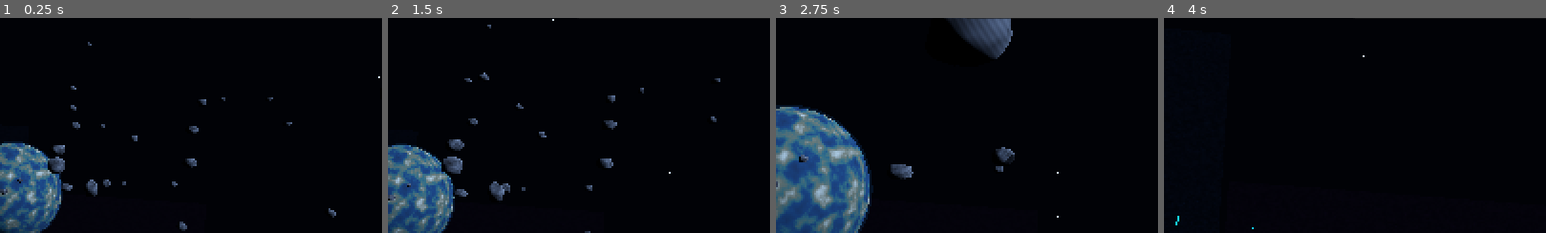
Above: before the commit, frames 1-4 (left to right).
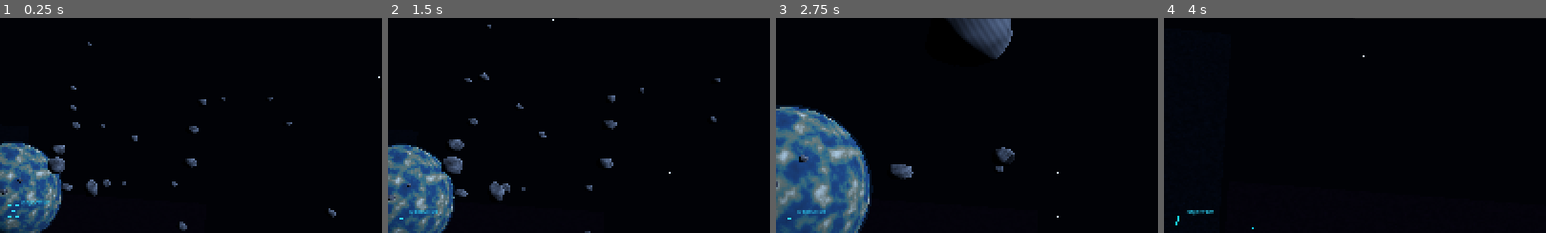
Above: after the commit, the same moments.

Repository: valdissor1990-ui/GALACTIC-FRONTIER
Game: Godot game, scene res://scenes/demo/gameplay_showcase.tscn
Same seed, same stepped clock (60 frames per second), same inputs: the game is played once before the commit and once after it. This scene is started directly instead of the project's main scene.
Inputs (mouse positions are % of the whole screen's width and height, from its top left):
- Up to frame 1 (0.25 s): no input
- Up to frame 2 (1.5 s): tap Enter at 0.5 s; move the mouse to (49, 52) at 0.52 s; hold W (move_forward) from 0.53 s (still down); tap F at 0.6 s; move the mouse to (57, 51) at 1.27 s; tap Shift (boost) at 1.35 s
- Up to frame 3 (2.75 s): keep holding W (move_forward); tap F at 1.55, 2.3 s; move the mouse to (42, 49) at 2.02 s; press the mouse at (42, 49) at 2.03 s
- Up to frame 4 (4 s): move the mouse to (51, 50) at 2.77 s; release W (move_forward) at 2.78 s; release the mouse at (51, 50) at 2.78 s; hold A (move_left) 2.78-3.53 s; tap Y (target_clear) at 2.85 s; tap F at 3.05, 3.8 s; move the mouse to (46, 48) at 3.52 s; hold W (move_forward) from 3.53 s (still down); hold T (target_lock) from 3.53 s (still down)
The pictures show only the part of the screen within x 48-98%, y 18-68%; the shares and areas given below are measured in that part.

The runs differ from the first frame. In frame 1, 0.1% of the frame differs, in the area x 2-13%, y 84-93%; in frame 2, 0.1%; in frame 3, 0.1%; in frame 4, 0.1%.

Commit message:
Add live objective marker and use layout-independent scan action

Diff:
--- a/scripts/demo/demo_mission_director.gd
+++ b/scripts/demo/demo_mission_director.gd
@@ -3,6 +3,7 @@
 ## Uses the real player flight controller, combat projectiles, enemy AI and damage model.
 
 const ENEMY_SCENE: PackedScene = preload("res://scenes/combat/enemy_fighter_visual.tscn")
+const TARGET_MARKER_SCRIPT: Script = preload("res://scripts/ui/target_marker.gd")
 const RELAY_POSITION := Vector3(0.0, 18.0, -720.0)
 const WRECK_POSITION := Vector3(210.0, -28.0, -1420.0)
 const HOME_POSITION := Vector3(0.0, 0.0, 90.0)
@@ -28,6 +29,7 @@
 var _distance_label: Label
 var _timer_label: Label
 var _progress_label: Label
+var _target_marker: Control
 var _rng := RandomNumberGenerator.new()
 var enemies_destroyed: int = 0
 var _result_shown: bool = false
@@ -77,7 +79,7 @@
 	if not (event is InputEventKey):
 		return
 	var key_event := event as InputEventKey
-	if not key_event.pressed or key_event.echo or key_event.keycode != KEY_F:
+	if not event.is_action_pressed("scan"):
 		return
 	if stage == MissionStage.SCAN_RELAY and _distance_to_objective() <= 95.0:
 		_complete_relay_scan()
@@ -214,6 +216,11 @@
 	layer.name = "MissionHUD"
 	layer.layer = 8
 	world.add_child(layer)
+	_target_marker = Control.new()
+	_target_marker.name = "ObjectiveMarker"
+	_target_marker.set_script(TARGET_MARKER_SCRIPT)
+	layer.add_child(_target_marker)
+	_target_marker.call("set_target", _beacon)
 	var panel := PanelContainer.new()
 	panel.position = Vector2(28, 210)
 	panel.custom_minimum_size = Vector2(560, 156)
@@ -305,6 +312,8 @@
 	if is_instance_valid(_beacon):
 		_beacon.queue_free()
 	_build_navigation_beacon(position, tint)
+	if is_instance_valid(_target_marker):
+		_target_marker.call("set_target", _beacon)
 
 
 func _build_station() -> void:
